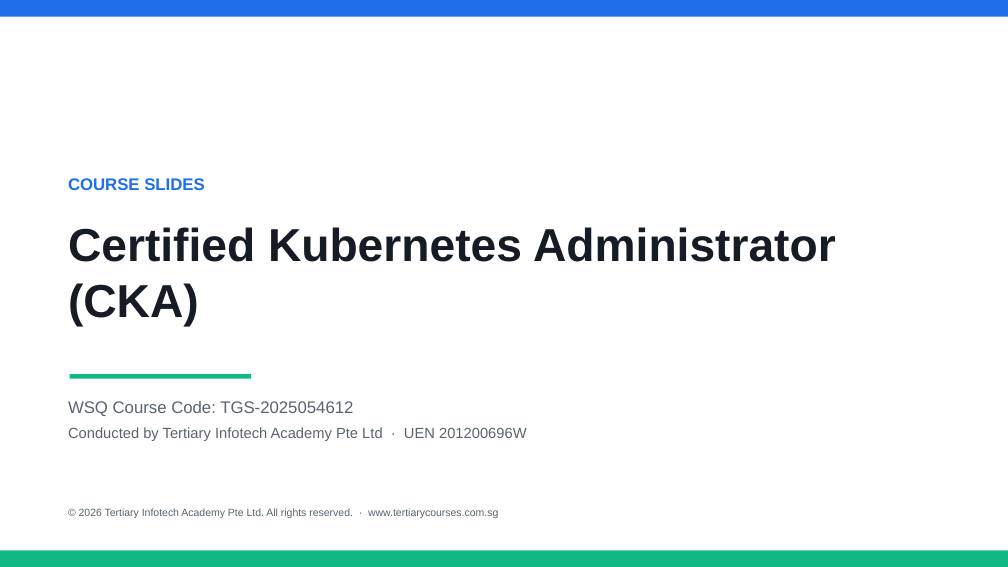
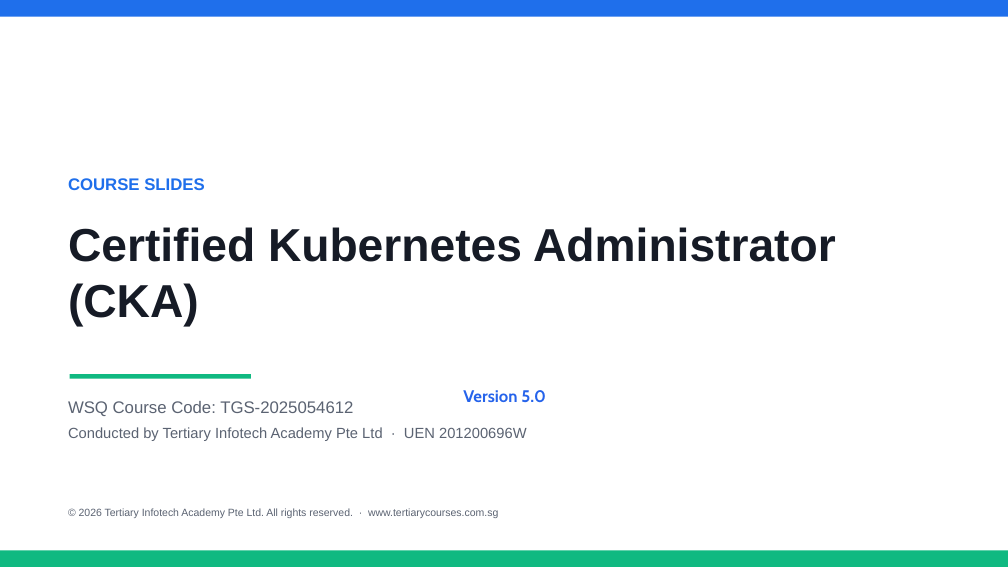
Before and after one commit to tertiarycourses/TGS-2025054612-CKA, a slide deck: slide 1 of courseware/Certified-Kubernetes-Administrator-CKA-v5.pptx. Drawn at 1008x567 pixels with LibreOffice and Linux fonts; fonts in the diff are those of the drawing. Boxes give left, top, right and bottom in pixels: in the first picture for what was removed or moved away, otherwise in the second. Text is boxed around its words. In the diff, an @@ line names an element or a change of style, - is before the commit and + after.

```diff
--- a/courseware/Certified-Kubernetes-Administrator-CKA-v5.pptx
+++ b/courseware/Certified-Kubernetes-Administrator-CKA-v5.pptx
@@ text added at box(463, 390, 546, 402), 16 pt, text #2563EB, bold @@
+Version 5.0
```
Also in this commit, not shown: 5 other files.
